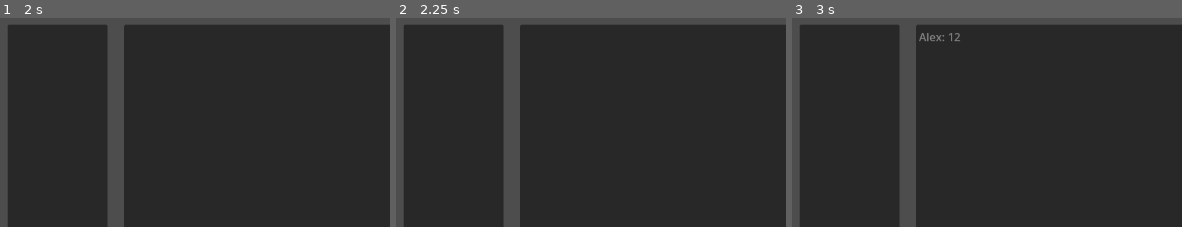
Above: before the commit, frames 1-3 (left to right).
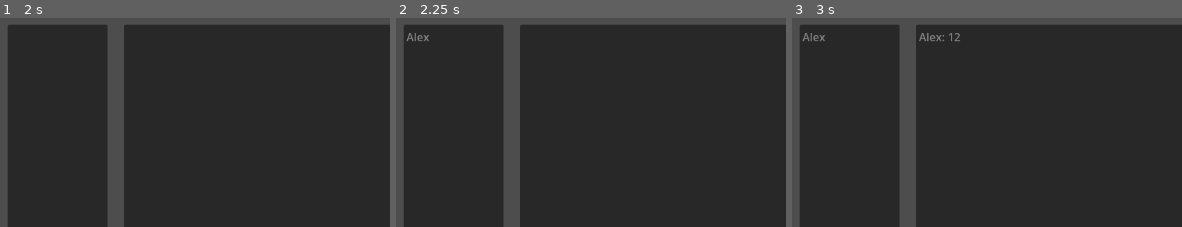
Above: after the commit, the same moments.

Repository: TarikPonciano/chat-multiplayer-tarde
Game: Godot game, scene res://chat_ui.tscn
Same seed, same stepped clock (60 frames per second), same inputs: the game is played once before the commit and once after it.
Inputs (mouse positions are % of the whole screen's width and height, from its top left):
- Up to frame 1 (2 s): click (7, 82) at 0.52 s; type "Alex" at 0.6 s; click (52, 82) at 0.75 s; type "12" at 0.83 s; click "Join" at 1.25 s
- Up to frame 2 (2.25 s): click "Host" at 2 s
- Up to frame 3 (3 s): click "Enviar" at 2.75 s
The pictures show only the part of the screen within x 0-50%, y 0-50%; the shares and areas given below are measured in that part.

Frame 1 is identical in both runs. In frame 2, 0.1% of the frame differs, in the area x 2-9%, y 7-12%; in frame 3, 0.1%.

Commit message:
Update chat_ui.gd

Diff:
--- a/chat_ui.gd
+++ b/chat_ui.gd
@@ -2,6 +2,9 @@
 
 const PORT = 3333
 const ADDRESS = "127.0.0.1"
+var participantes = []
+
+
 
 func _on_botao_enviar_pressed() -> void:
 	var mensagem = $CampoMensagem.text
@@ -24,21 +27,41 @@
 	multiplayer.multiplayer_peer = peer
 	multiplayer.peer_connected.connect(cliente_conectado)
 	print("Servidor criado na porta "+str(PORT))
+	participantes.append($CampoNome.text)
+	rpc("atualizar_participantes", participantes)
 
 func cliente_conectado(id):
 	print("Cliente conectado no servidor!" + str(id))
+
 
 func _on_botao_join_pressed() -> void:
 	var peer = ENetMultiplayerPeer.new()
 	peer.create_client(ADDRESS, PORT)
 	multiplayer.multiplayer_peer = peer
+	multiplayer.connected_to_server.connect(enviar_informacoes)
 
-
+func enviar_informacoes():
+	var nome = $CampoNome.text
+	rpc("atualizar_informacoes", nome)
 #any_peer > Qualquer janela pode ativar essa função
 #authority > Algo que só vai ser feito pelo servidor
 
 #call_local > Manda para todos e faz na própria máquina
 #call_remote > Apenas manda a informação
-@rpc("any_peer", "call_local","reliable")
+@rpc("any_peer", "call_local", "reliable")
 func atualizar_chat(mensagem, nome):
 	$CaixaMensagens.text += nome + ": " + mensagem + "\n"
+
+
+@rpc("any_peer", "call_local", "reliable")
+func atualizar_participantes(participantes_servidor):
+	participantes = participantes_servidor
+	$ListaParticipantes.text = ""
+	for participante in participantes:
+		$ListaParticipantes.text += participante + "\n"
+
+@rpc("any_peer", "call_local", "reliable")
+func atualizar_informacoes(nome):
+	if multiplayer.is_server():
+		participantes.append(nome)
+		rpc("atualizar_participantes", participantes)
